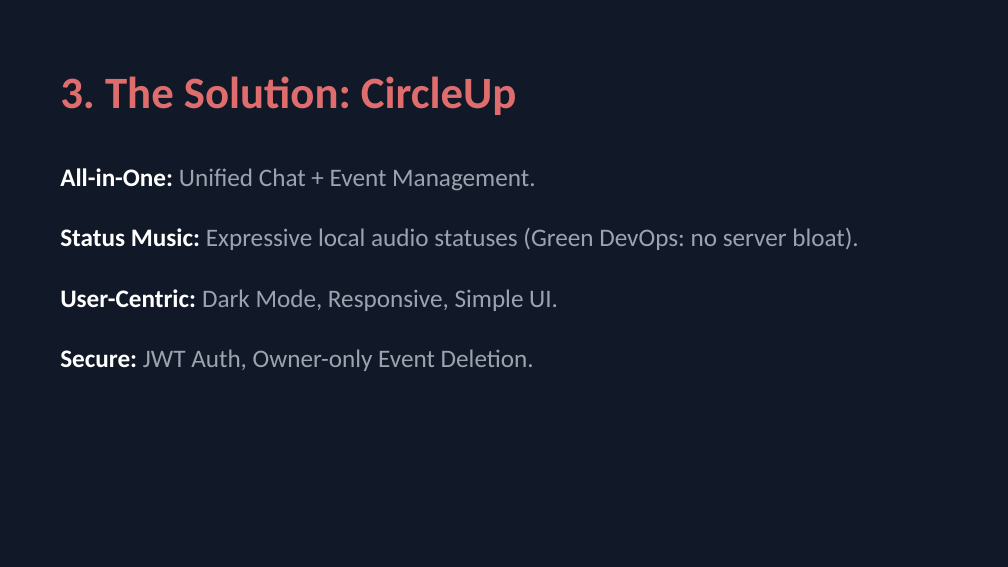
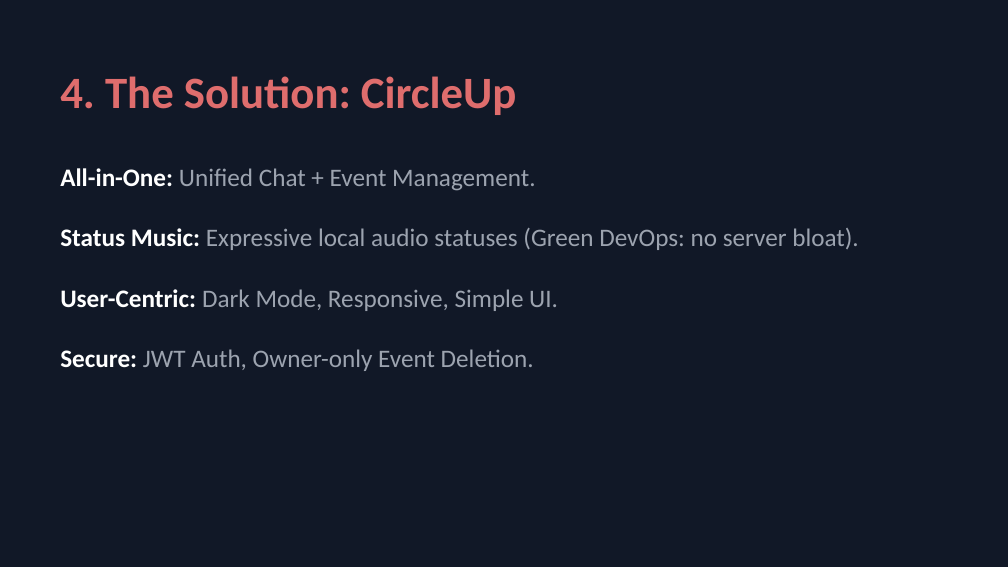
Before and after one commit to AyushAgrawal2004/CircleUp, a slide deck: slide 5 of CircleUp_Presentation.pptx (slide 4 before the commit). Drawn at 1008x567 pixels with LibreOffice and Linux fonts; fonts in the diff are those of the drawing. Boxes give left, top, right and bottom in pixels: in the first picture for what was removed or moved away, otherwise in the second. Text is boxed around its words. In the diff, an @@ line names an element or a change of style, - is before the commit and + after.

```diff
--- a/CircleUp_Presentation.pptx
+++ b/CircleUp_Presentation.pptx
@@ text at [60, 76, 516, 115]: text changed @@
-3. The Solution: CircleUp
+4. The Solution: CircleUp
```
Also in this commit, not shown: 9 other slides changed, 1 slide added, 3 other files.
